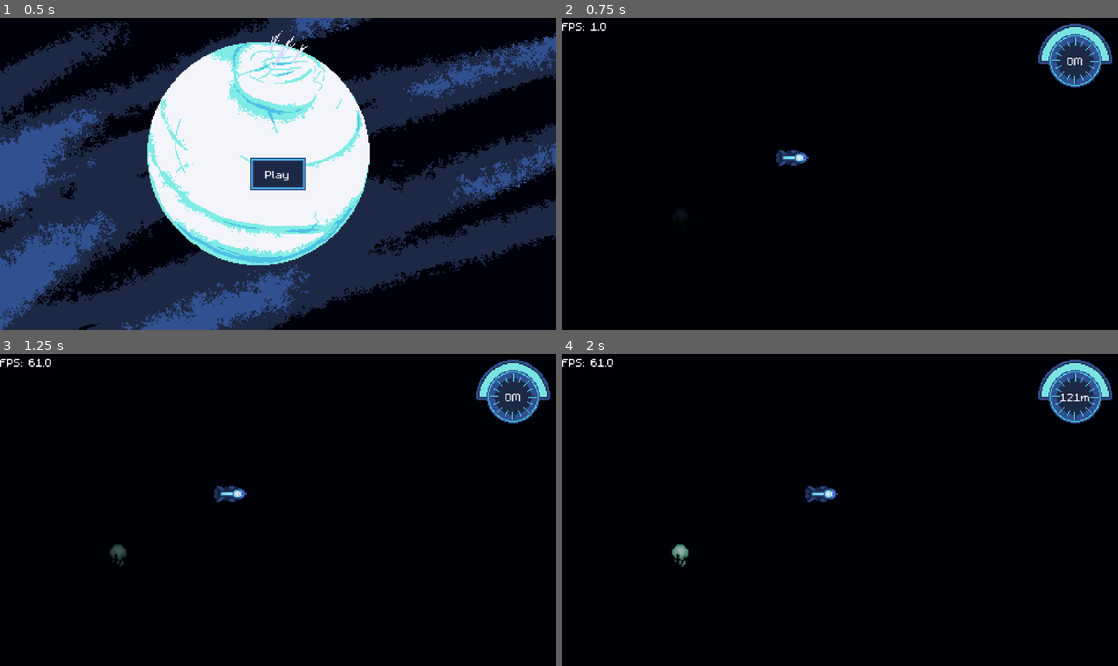
Above: before the commit, frames 1-4 (two rows, left to right).
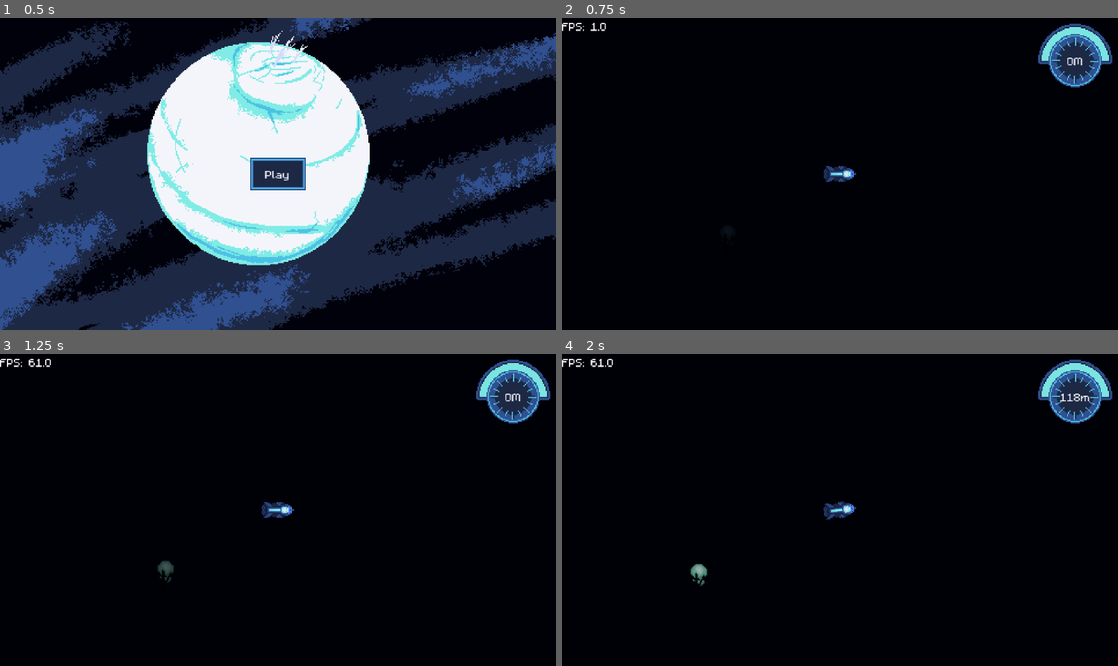
Above: after the commit, the same moments.

Repository: austingwatson/Depths
Game: Godot game, scene res://scenes/title_screen.tscn
The game is run twice, just before and just after one commit, with the same random seed, the same clock (stepped at 60 frames per second) and the same inputs.
Inputs (mouse positions are in pixels of both pictures, inside the frame that each line leads up to):
- Up to frame 1 (0.5 s): no input
- Up to frame 2 (0.75 s): click "Play" at 0.5 s
- Up to frame 3 (1.25 s): no input
- Up to frame 4 (2 s): move the mouse to (962, 494) at 1.27 s; hold Space (thrust) from 1.28 s (still down); hold Right mouse button (rotate) from 1.28 s (still down)

Frame 1 is identical in both runs. In frame 2, 0.5% of the frame differs, in the area x 38-53%, y 42-53%; in frame 3, 0.7%; in frame 4, 0.8%, in the area x 19-94%, y 12-75%.

Commit message:
Camera tracks player and shakes on hurt

Diff:
--- /dev/null
+++ b/scenes/camera_2d.gd
@@ -0,0 +1,24 @@
+extends Camera2D
+
+@export var randomStrength: float = 10.0
+@export var shakeFade: float = 5.0
+
+var rng = RandomNumberGenerator.new()
+
+var shake_strength: float = 0.0
+
+func _ready():
+	pass
+
+func apply_shake():
+	shake_strength = randomStrength
+
+func _process(delta):
+
+	if shake_strength > 0:
+		shake_strength = lerpf(shake_strength,0,shakeFade * delta)
+
+		offset = randomOffset()
+
+func randomOffset() -> Vector2:
+	return Vector2(rng.randf_range(-shake_strength, shake_strength),rng.randf_range(-shake_strength,shake_strength))
--- a/scenes/entity/actor/player.tscn
+++ b/scenes/entity/actor/player.tscn
@@ -9,6 +9,7 @@
 [ext_resource type="Texture2D" uid="uid://ccn0ikslju12v" path="res://assets/textures/effects/2d_point_light.png" id="6_18kca"]
 [ext_resource type="Texture2D" uid="uid://brrmjvq8w3jmh" path="res://assets/textures/effects/ies_lights_pack_3d_model2.png" id="6_owhjy"]
 [ext_resource type="Texture2D" uid="uid://bcfvhcan1b35c" path="res://assets/textures/effects/ies_lights_model2.png" id="8_8l8co"]
+[ext_resource type="Script" uid="uid://41fi5af4texf" path="res://scenes/camera_2d.gd" id="10_8l8co"]
 
 [sub_resource type="AtlasTexture" id="AtlasTexture_8l8co"]
 atlas = ExtResource("3_v1h6o")
@@ -104,6 +105,9 @@
 [node name="Flicker" type="Timer" parent="."]
 wait_time = 0.25
 
+[node name="Camera2D" type="Camera2D" parent="."]
+script = ExtResource("10_8l8co")
+
 [connection signal="charging" from="Energy" to="." method="_on_energy_charging"]
 [connection signal="energy_changed" from="Energy" to="." method="_on_energy_energy_changed"]
 [connection signal="no_energy" from="Energy" to="." method="_on_energy_no_energy"]
--- a/scripts/entity/actor/player.gd
+++ b/scripts/entity/actor/player.gd
@@ -16,6 +16,7 @@
 @onready var emergency_light := $EmergencyLight
 @onready var thrusting := $Thrusting
 @onready var flicker := $Flicker
+@onready var camera := $Camera2D
 var no_power := false
 
 
@@ -71,6 +72,7 @@
 
 func _on_hurt_box_hurt(max_health: int, health: int) -> void:
 	GlobalSignals.on_player_health_changed(max_health, health)
+	camera.apply_shake()
 
 
 func _on_energy_energy_changed(max_energy: float, energy: float) -> void:
Not shown, added: scenes/camera_2d.gd.uid
Not shown: 1 places in scenes/entity/actor/player.tscn that only renumber resources
